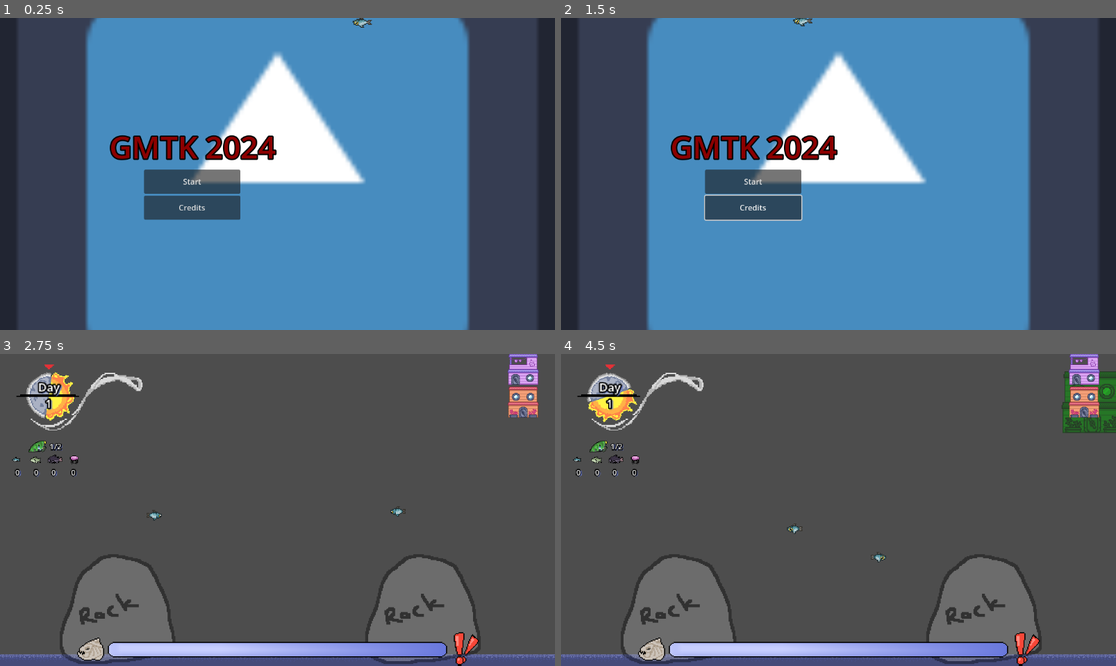
Above: before the commit, frames 1-4 (two rows, left to right).
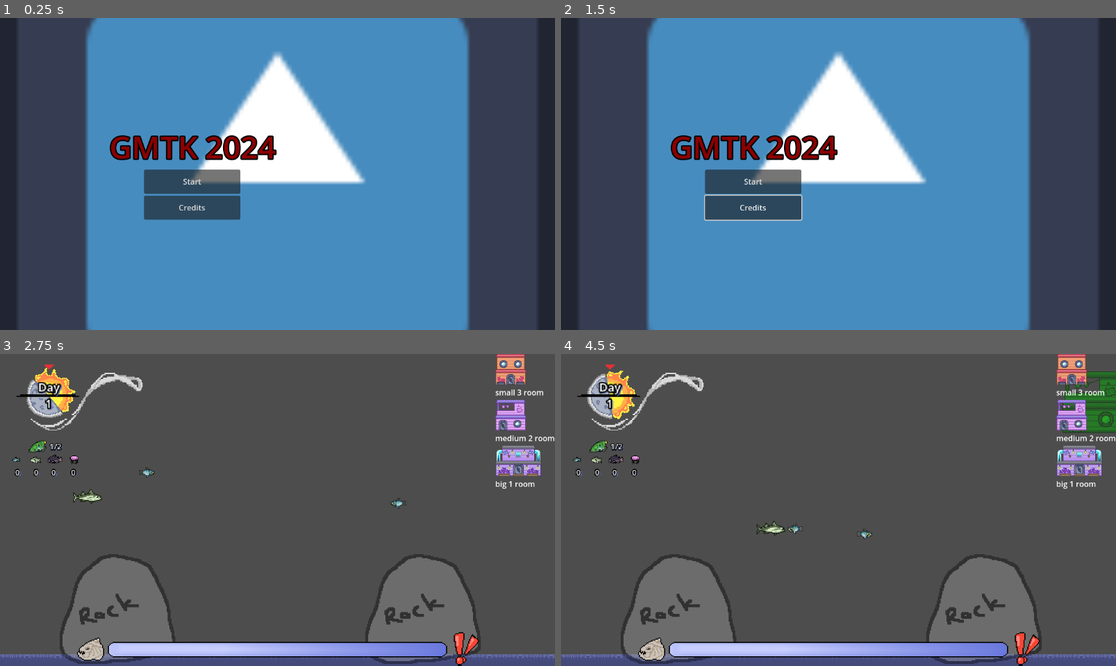
Above: after the commit, the same moments.

Repository: Glue-N-Wrench/built-for-scales
Game: Godot game, scene res://PlayableScenes/MainMenu.tscn
The game is run twice, just before and just after one commit, with the same random seed, the same clock (stepped at 60 frames per second) and the same inputs. The engine's default icon, where the game draws it, is replaced by a stand-in: a white triangle on a blue panel in a dark square.
Inputs (mouse positions are in pixels of both pictures, inside the frame that each line leads up to):
- Up to frame 1 (0.25 s): no input
- Up to frame 2 (1.5 s): click "Credits" at 0.5 s; click "back" at 1.25 s
- Up to frame 3 (2.75 s): click "Start" at 2 s
- Up to frame 4 (4.5 s): click (1093, 369) at 2.77 s; click (1088, 369) at 3.52 s; click (1093, 400) at 4.27 s

The runs differ from the first frame. In frame 1, less than 0.1% of the frame differs, in the area x 63-68%, y 0-4%; in frame 2, less than 0.1%; in frame 3, 3.3%; in frame 4, 3.6%, in the area x 4-100%, y 0-67%.

Commit message:
added other fish and house types
also moved house sprites

Diff:
--- a/Globals/Managers/FishManager.gd
+++ b/Globals/Managers/FishManager.gd
@@ -24,8 +24,10 @@
 
 func makeNewFishBatch(points:int):
 	#TODO: make this more intresting
-	for i in points:
-		spawnFish(0)
+	while points>0:
+		var purchase = randi_range(1,min(points, 3))
+		spawnFish(purchase-1)
+		points -= purchase
 	fishUpdated.emit()
 	CheckHouses()
 
@@ -33,7 +35,7 @@
 	#create a new homeless fish of [type] off screen
 	var newFish = fishObjects[type].instantiate()
 	var direction = randi_range(0,1)
-	var offset = randf_range(-500,500)
+	var offset = randf_range(-400,300)
 	match direction:
 		0:
 			newFish.position = Vector2(800, offset)
--- a/Globals/Managers/TurnManager.gd
+++ b/Globals/Managers/TurnManager.gd
@@ -7,7 +7,7 @@
 
 var dayCount = 0
 signal updateDay # a signal for the UI
-const roundTime = 10 #seconds in a round
+const roundTime = 20 #seconds in a round
 var roundTimer = 0
 const weekTime = 7 #rounds in a week
 var weekTimer = 0
@@ -17,5 +17,5 @@
 	if roundTimer < 0:
 		roundTimer = roundTime
 		dayCount += 1
-		FishManager.makeNewFishBatch(2)
+		FishManager.makeNewFishBatch(4)
 		updateDay.emit()
--- a/Objects/Houses/BaseHouse.gd
+++ b/Objects/Houses/BaseHouse.gd
@@ -17,7 +17,7 @@
 	$Area2D/CollisionPolygon2D.polygon = shape.points
 	FishManager.fishUpdated.connect(_on_fish_updated)
 	$FishDetails.extraText = "max: "+str(fish_capacity)
-	for i in range(max_fish_size):
+	for i in range(max_fish_size+1):
 		current_fish[i] = []
 	_on_fish_updated()
 
--- a/Objects/Houses/base_house.tscn
+++ b/Objects/Houses/base_house.tscn
@@ -3,7 +3,7 @@
 [ext_resource type="Script" path="res://Objects/Houses/BaseHouse.gd" id="1_kh4vs"]
 [ext_resource type="Shape2D" uid="uid://bvaj2m4ho7oqo" path="res://Objects/Houses/shapes/2x2square.tres" id="2_04yey"]
 [ext_resource type="PackedScene" uid="uid://t82iw71wy3k8" path="res://UI/fish_details.tscn" id="2_eh5nu"]
-[ext_resource type="Texture2D" uid="uid://dumvjuhjtl14i" path="res://Objects/Houses/house_2x2_a.png" id="4_t1fi8"]
+[ext_resource type="Texture2D" uid="uid://dumvjuhjtl14i" path="res://Objects/Houses/Textures/house_2x2_a.png" id="4_r1yb7"]
 
 [node name="BaseHouse" type="Node2D"]
 texture_filter = 1
@@ -20,7 +20,7 @@
 
 [node name="Sprite2D" type="Sprite2D" parent="."]
 scale = Vector2(2, 2)
-texture = ExtResource("4_t1fi8")
+texture = ExtResource("4_r1yb7")
 
 [node name="Area2D" type="Area2D" parent="."]
 
--- /dev/null
+++ b/Objects/Houses/big_house_a.tscn
@@ -0,0 +1,16 @@
+[gd_scene load_steps=4 format=3 uid="uid://ckgf5wstn4s28"]
+
+[ext_resource type="PackedScene" uid="uid://bmjd8jry0bqi5" path="res://Objects/Houses/base_house.tscn" id="1_v8scn"]
+[ext_resource type="Shape2D" uid="uid://dkvo64x5snhlv" path="res://Objects/Houses/shapes/3x2square.tres" id="2_ls76s"]
+[ext_resource type="Texture2D" uid="uid://8mfxl3n4hquu" path="res://Objects/Houses/Textures/house_3x2_a.png" id="3_wnmwx"]
+
+[node name="BaseHouse" instance=ExtResource("1_v8scn")]
+fish_capacity = 1
+max_fish_size = 2
+shape = ExtResource("2_ls76s")
+
+[node name="Sprite2D" parent="." index="1"]
+texture = ExtResource("3_wnmwx")
+
+[node name="CollisionPolygon2D" parent="Area2D" index="0"]
+polygon = PackedVector2Array(-96, -64, -96, 64, 96, 64, 96, -64)
--- a/Objects/Houses/house_b.tscn
+++ b/Objects/Houses/house_b.tscn
@@ -1,7 +1,7 @@
 [gd_scene load_steps=3 format=3 uid="uid://biputencsb5vv"]
 
 [ext_resource type="PackedScene" uid="uid://bmjd8jry0bqi5" path="res://Objects/Houses/base_house.tscn" id="1_6g72y"]
-[ext_resource type="Texture2D" uid="uid://dxxjqc7n7yfcx" path="res://Objects/Houses/house_2x2_b.png" id="3_pn1ih"]
+[ext_resource type="Texture2D" uid="uid://dxxjqc7n7yfcx" path="res://Objects/Houses/Textures/house_2x2_b.png" id="3_pn1ih"]
 
 [node name="House_B" instance=ExtResource("1_6g72y")]
 fish_capacity = 2
--- /dev/null
+++ b/Objects/Houses/shapes/3x2square.tres
@@ -0,0 +1,4 @@
+[gd_resource type="ConvexPolygonShape2D" format=3 uid="uid://dkvo64x5snhlv"]
+
+[resource]
+points = PackedVector2Array(-96, -64, -96, 64, 96, 64, 96, -64)
--- a/UI/BuldingMenu/PlacementController.gd
+++ b/UI/BuldingMenu/PlacementController.gd
@@ -9,6 +9,7 @@
 static var Houses = {
 	0: preload("res://Objects/Houses/base_house.tscn"),
 	1: preload("res://Objects/Houses/house_b.tscn"),
+	2: preload("res://Objects/Houses/big_house_a.tscn"),
 	}
 
 # Called when the node enters the scene tree for the first time.
--- a/UI/BuldingMenu/buildHouseBtn.gd
+++ b/UI/BuldingMenu/buildHouseBtn.gd
@@ -1,13 +1,25 @@
 @tool
-extends TextureButton
+extends VBoxContainer
 @export var houseNumb:int = 0
 
-func _on_pressed():
+func _on_texture_button_pressed():
 	$"/root/MainLevel/PlacementController".makeSelection(houseNumb)
 
 func _ready():
-	var target_house_object:Node = PlacementController.Houses[houseNumb].instantiate()
+	var target_house_object:House = PlacementController.Houses[houseNumb].instantiate()
 	var target_house_sprite = target_house_object.get_node('Sprite2D')
 	if target_house_sprite:
-		texture_normal = target_house_sprite.texture
+		$TextureButton.texture_normal = target_house_sprite.texture
+	var customName = ""
+	match target_house_object.max_fish_size:
+		0:
+			customName += "small "
+		1:
+			customName += "medium "
+		2:
+			customName += "big "
+		3:
+			customName += "Jelly "
+	customName += str(target_house_object.fish_capacity)+" room"
+	$Label.text = customName
 	target_house_object.queue_free()
--- /dev/null
+++ b/UI/house_card.tscn
@@ -0,0 +1,19 @@
+[gd_scene load_steps=3 format=3 uid="uid://bvlsnxcaagq3r"]
+
+[ext_resource type="Script" path="res://UI/BuldingMenu/buildHouseBtn.gd" id="2_7kis6"]
+[ext_resource type="Texture2D" uid="uid://dumvjuhjtl14i" path="res://Objects/Houses/Textures/house_2x2_a.png" id="2_in0fl"]
+
+[node name="HouseCard" type="VBoxContainer"]
+offset_right = 128.0
+offset_bottom = 153.0
+script = ExtResource("2_7kis6")
+
+[node name="TextureButton" type="TextureButton" parent="."]
+layout_mode = 2
+texture_normal = ExtResource("2_in0fl")
+
+[node name="Label" type="Label" parent="."]
+layout_mode = 2
+text = "Small 3 Room"
+
+[connection signal="pressed" from="TextureButton" to="." method="_on_texture_button_pressed"]
--- a/UI/statsUI/mainUI.tscn
+++ b/UI/statsUI/mainUI.tscn
@@ -1,7 +1,6 @@
-[gd_scene load_steps=15 format=3 uid="uid://b0krhlmapyjp3"]
-
-[ext_resource type="Script" path="res://UI/BuldingMenu/buildHouseBtn.gd" id="1_2cogl"]
-[ext_resource type="Texture2D" uid="uid://kw3rmhw0dm4c" path="res://icon.svg" id="1_4lg4b"]
+[gd_scene load_steps=14 format=3 uid="uid://b0krhlmapyjp3"]
+
+[ext_resource type="PackedScene" uid="uid://bvlsnxcaagq3r" path="res://UI/house_card.tscn" id="1_xtr25"]
 [ext_resource type="Script" path="res://UI/statsUI/StatsUi.gd" id="2_g15dv"]
 [ext_resource type="Texture2D" uid="uid://cihdmi2wqfamr" path="res://UI/statsUI/UI_SpriteSheet.png" id="5_6uqes"]
 [ext_resource type="LabelSettings" uid="uid://caqxmmeh7x3jl" path="res://UI/mainUILabelSettings.tres" id="5_qkcwe"]
@@ -48,16 +47,16 @@
 grow_horizontal = 0
 grow_vertical = 2
 
-[node name="House 2" type="TextureButton" parent="BuldingMenu"]
-layout_mode = 2
-texture_normal = ExtResource("1_4lg4b")
-script = ExtResource("1_2cogl")
+[node name="HouseCard" parent="BuldingMenu" instance=ExtResource("1_xtr25")]
+layout_mode = 2
+
+[node name="HouseCard2" parent="BuldingMenu" instance=ExtResource("1_xtr25")]
+layout_mode = 2
 houseNumb = 1
 
-[node name="House 1" type="TextureButton" parent="BuldingMenu"]
-layout_mode = 2
-texture_normal = ExtResource("1_4lg4b")
-script = ExtResource("1_2cogl")
+[node name="HouseCard3" parent="BuldingMenu" instance=ExtResource("1_xtr25")]
+layout_mode = 2
+houseNumb = 2
 
 [node name="TopLeftContainer" type="VBoxContainer" parent="."]
 texture_filter = 1
@@ -214,6 +213,3 @@
 [node name="TextureRect2" type="TextureRect" parent="BottomContainer"]
 layout_mode = 2
 texture = SubResource("AtlasTexture_y6ouy")
-
-[connection signal="pressed" from="BuldingMenu/House 2" to="BuldingMenu/House 2" method="_on_pressed"]
-[connection signal="pressed" from="BuldingMenu/House 1" to="BuldingMenu/House 1" method="_on_pressed"]
Renamed: Objects/Houses/house_1x1_a.png -> Objects/Houses/Textures/house_1x1_a.png
Not shown, changed: Objects/Houses/Textures/house_1x1_a.png.import
Renamed: Objects/Houses/house_2x2_a.png -> Objects/Houses/Textures/house_2x2_a.png
Not shown, changed: Objects/Houses/Textures/house_2x2_a.png.import
Renamed: Objects/Houses/house_2x2_b.png -> Objects/Houses/Textures/house_2x2_b.png
Not shown, added: Objects/Houses/Textures/house_2x2_b.png.import
Binary file added: Objects/Houses/Textures/house_3x2_a.png
Not shown, added: Objects/Houses/Textures/house_3x2_a.png.import
Binary file added: Objects/Houses/Textures/house_3x2_b.png
Not shown, changed: Objects/Houses/Textures/house_3x2_b.png.import
Not shown: 1 places in PlayableScenes/MainMenu.tscn that only renumber resources
Not shown: 1 places in UI/MainMenu/home_label_settings.tres that only renumber resources
